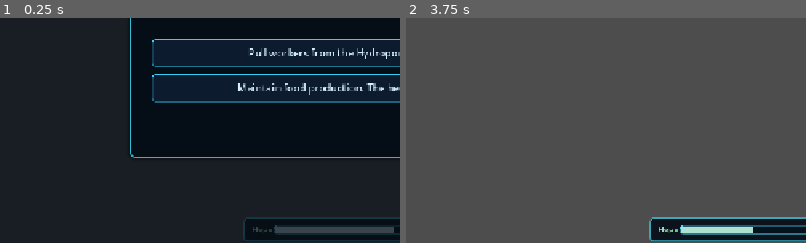
Above: before the commit, frames 1-2 (left to right).
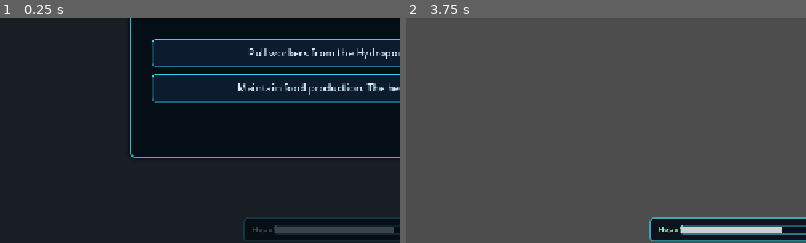
Above: after the commit, the same moments.

Repository: MLinh2407/godot-survival-city-builder-game
Game: Godot game, scene res://scenes/main/Main.tscn
The game is run twice, just before and just after one commit, with the same random seed, the same clock (stepped at 60 frames per second) and the same inputs.
Inputs (mouse positions are % of the whole screen's width and height, from its top left):
- Up to frame 1 (0.25 s): no input
- Up to frame 2 (3.75 s): click "1x" at 0.5 s; click "2x" at 1.25 s; click (98, 3) at 2 s; click (98, 3) at 2.75 s; click "Pull workers from the Hydropo…" at 3.5 s
The pictures show only the part of the screen within x 0-50%, y 50-100%; the shares and areas given below are measured in that part.

The runs differ from the first frame. In frame 2, 0.7% of the frame differs, in the area x 68-94%, y 92-96%.

Commit message:
fix error in hope/order slider proportion display

Diff:
--- a/scenes/main/Main.gd
+++ b/scenes/main/Main.gd
@@ -283,17 +283,32 @@
 
 	var slider_value: float = clampf(GameManager.hope_order_slider, 0.0, 100.0)
 	hope_slider.value = slider_value
+
 	var hope_upper: float = GameConstants.SLIDER_HOPE_UPPER
 	var order_lower: float = GameConstants.SLIDER_ORDER_LOWER
-	var t: float = 0.0
+
+	# Color interpolation parameter (for choosing Hope / Order / Neutral)
+	var t_color: float
 	if slider_value <= hope_upper:
-		t = 0.0
+		t_color = 0.0
 	elif slider_value >= order_lower:
-		t = 1.0
+		t_color = 1.0
 	else:
-		t = (slider_value - hope_upper) / maxf(order_lower - hope_upper, 1.0)
-	var slider_color: Color = HOPE_COLOR.lerp(ORDER_COLOR, t)
+		t_color = (slider_value - hope_upper) / maxf(order_lower - hope_upper, 1.0)
+
+	# Color choice: neutral in middle band, otherwise explicit Hope/Order
+	var NEUTRAL_COLOR: Color = Color(0.85, 0.85, 0.85, 1.0)
+	var slider_color: Color
+	if slider_value > hope_upper and slider_value < order_lower:
+		slider_color = NEUTRAL_COLOR
+	elif t_color <= 0.0:
+		slider_color = HOPE_COLOR
+	else:
+		slider_color = ORDER_COLOR
 	hope_slider.modulate = slider_color
+
+	# Fill position uses full 0..100 proportion so 1 unit = 1% of track width
+	var t_fill: float = slider_value / 100.0
 
 	if hope_track_border and hope_track_fill:
 		var inset: float = 2.0
@@ -302,7 +317,7 @@
 		var inner_top: float = hope_track_border.offset_top + inset
 		var inner_bottom: float = hope_track_border.offset_bottom - inset
 		var inner_width: float = maxf(inner_right - inner_left, 1.0)
-		var fill_right: float = inner_left + inner_width * t
+		var fill_right: float = inner_left + inner_width * t_fill
 
 		hope_track_fill.offset_left = inner_left
 		hope_track_fill.offset_top = inner_top
